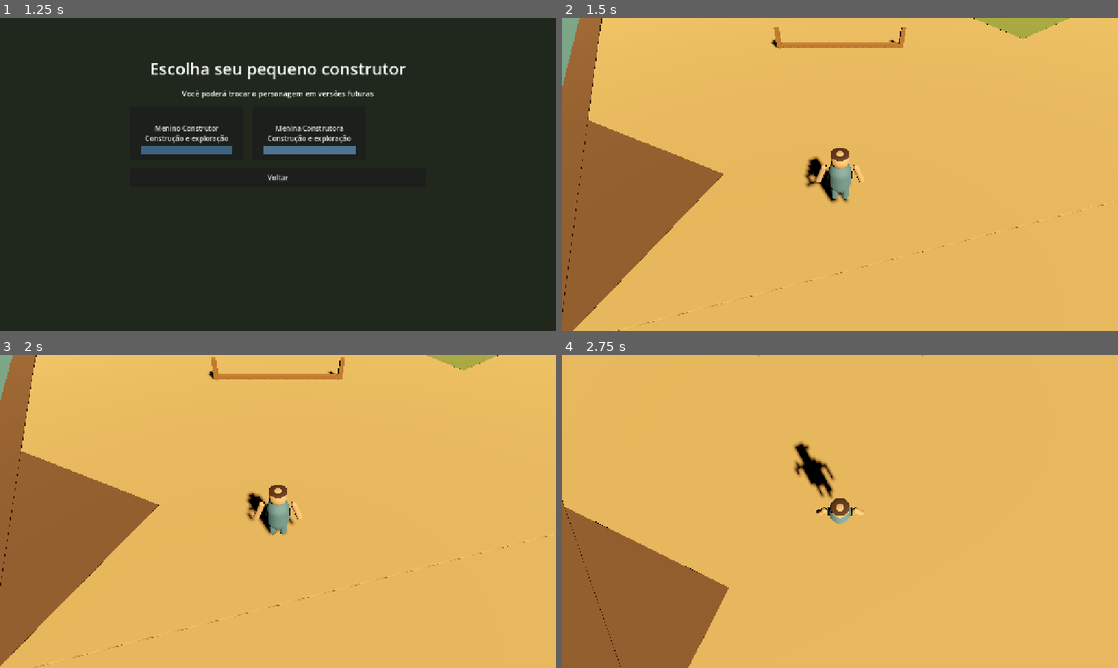
Above: before the commit, frames 1-4 (two rows, left to right).
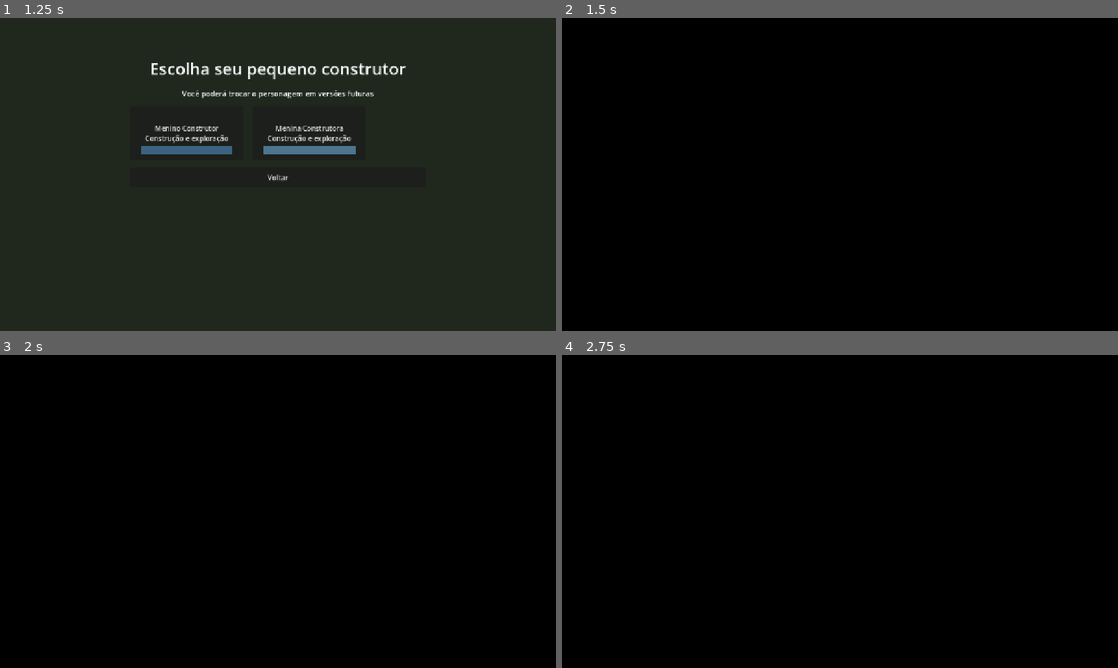
Above: after the commit, the same moments.

Repository: Luizgjunior/pequenosconstrutores
Game: Godot game, scene res://scenes/Main.tscn
Two runs of this game, one before a commit and one after it. Both use one fixed random seed, a clock stepped at 60 frames per second and the inputs below.
Inputs (mouse positions are in pixels of both pictures, inside the frame that each line leads up to):
- Up to frame 1 (1.25 s): click "Novo Jogo" at 0.5 s
- Up to frame 2 (1.5 s): click "Menina Construtora Construção…" at 1.25 s
- Up to frame 3 (2 s): no input
- Up to frame 4 (2.75 s): tap Enter at 2 s; move the mouse to (867, 511) at 2.02 s; hold W (move_forward) from 2.03 s (still down); tap Space (jump) at 2.27 s

Frame 1 is identical in both runs. In frame 2, 100% of the frame differs, in the area x 0-100%, y 0-100%; in frame 3, 100%; in frame 4, 100%.

Commit message:
Remove incidencia direta do sol

Diff:
--- a/scenes/world/World.tscn
+++ b/scenes/world/World.tscn
@@ -19,8 +19,8 @@
 ground_bottom_color = Color(0.58, 0.45, 0.30, 1)
 ground_horizon_color = Color(0.76, 0.62, 0.42, 1)
 ground_curve = 0.25
-sun_angle_max = 28.0
-sun_curve = 0.08
+sun_angle_max = 0.0
+sun_curve = 0.01
 
 [sub_resource type="Sky" id="Sky_biblical_valley"]
 sky_material = SubResource("ProceduralSkyMaterial_biblical_valley")
@@ -29,8 +29,8 @@
 background_mode = 2
 sky = SubResource("Sky_biblical_valley")
 ambient_light_source = 1
-ambient_light_color = Color(0.92, 0.83, 0.68, 1)
-ambient_light_energy = 0.95
+ambient_light_color = Color(0.96, 0.90, 0.78, 1)
+ambient_light_energy = 1.25
 reflected_light_source = 1
 tonemap_mode = 2
 glow_enabled = false
@@ -134,8 +134,8 @@
 [node name="SunLight" type="DirectionalLight3D" parent="Environment"]
 transform = Transform3D(0.875, -0.332, 0.351, 0, 0.727, 0.686, -0.485, -0.600, 0.636, 0, 12, 0)
 light_color = Color(1, 0.88, 0.66, 1)
-light_energy = 1.85
-shadow_enabled = true
+light_energy = 0.0
+shadow_enabled = false
 directional_shadow_mode = 0
 directional_shadow_max_distance = 55.0
 
